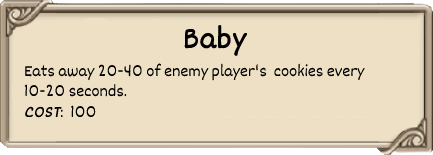
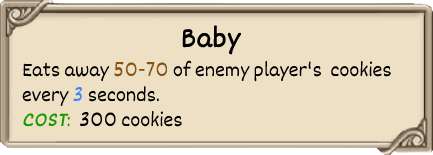
Layers edited between the first and the second 433 x 155 image:
renamed "Eats away 20-40 of enemy player'" to "Eats away 50-70 of enemy player'", painted on it over [22, 60, 391, 127]
painted on "Baby" over [182, 25, 247, 56]
